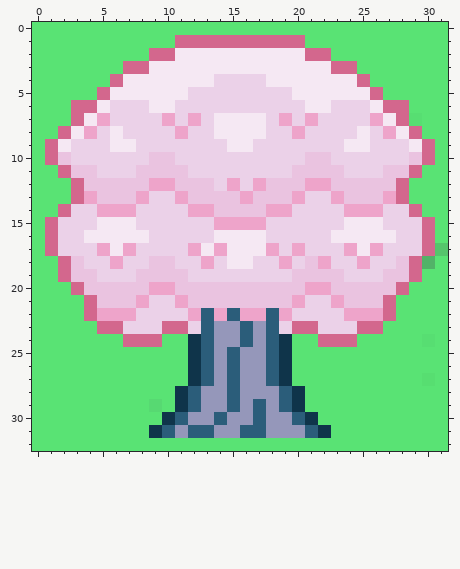
File history of a pixel-art sprite, images/tree_pink.png. Above is the file before it was changed.
The file is 32x33 pixels. Colours within 5 levels of each other are drawn and written as one.
And afterwards:
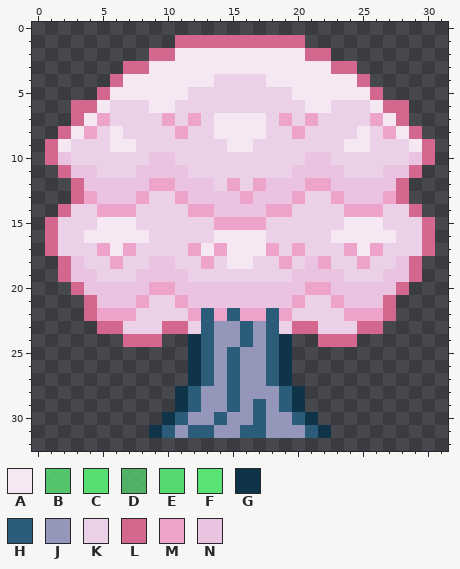
Palette (. is transparent): A #f5e8f3  B #58e273cf  C #58e373f7  D #58e374af  E #58e374ef  F #59e374  G #0f344a  H #2b5d7a  J #9597ba  K #ebd1e8  L #d3678d  M #eea4ca  N #eac3e0
The edit:
{"y":0,"x":0,"old":"FFFFFFFFFFFFFFFFFFFFFFFFFFFFFFFF","new":"................................"}
{"y":1,"x":0,"old":"FFFFFFFFFFF","new":"..........."}
{"y":1,"x":21,"old":"FFFFFFFFFFF","new":"..........."}
{"y":2,"x":0,"old":"FFFFFFFFF","new":"........."}
{"y":2,"x":23,"old":"FFFFFFFFF","new":"........."}
{"y":3,"x":0,"old":"FFFFFFF","new":"......."}
{"y":3,"x":25,"old":"FFFFFFF","new":"......."}
{"y":4,"x":0,"old":"FFFFFF","new":"......"}
{"y":4,"x":26,"old":"FFFFFF","new":"......"}
{"y":5,"x":0,"old":"FFFFF","new":"....."}
{"y":5,"x":27,"old":"FFFFF","new":"....."}
{"y":6,"x":0,"old":"FFF","new":"..."}
{"y":6,"x":29,"old":"FFF","new":"..."}
{"y":7,"x":0,"old":"FFF","new":"..."}
{"y":7,"x":29,"old":"CFF","new":"..."}
{"y":8,"x":0,"old":"FF","new":".."}
{"y":8,"x":30,"old":"FF","new":".."}
{"y":9,"x":0,"old":"F","new":"."}
{"y":9,"x":31,"old":"F","new":"."}
{"y":10,"x":0,"old":"F","new":"."}
{"y":10,"x":31,"old":"F","new":"."}
{"y":11,"x":0,"old":"FF","new":".."}
{"y":11,"x":30,"old":"FF","new":".."}
{"y":12,"x":0,"old":"FFF","new":"..."}
{"y":12,"x":29,"old":"FFF","new":"..."}
{"y":13,"x":0,"old":"FFF","new":"..."}
{"y":13,"x":29,"old":"FFF","new":"..."}
{"y":14,"x":0,"old":"FF","new":".."}
{"y":14,"x":30,"old":"FF","new":".."}
{"y":15,"x":0,"old":"F","new":"."}
{"y":15,"x":31,"old":"F","new":"."}
{"y":16,"x":0,"old":"F","new":"."}
{"y":16,"x":31,"old":"F","new":"."}
{"y":17,"x":0,"old":"F","new":"."}
{"y":17,"x":31,"old":"B","new":"."}
{"y":18,"x":0,"old":"FF","new":".."}
{"y":18,"x":30,"old":"DF","new":".."}
{"y":19,"x":0,"old":"FF","new":".."}
{"y":19,"x":30,"old":"FF","new":".."}
{"y":20,"x":0,"old":"FFF","new":"..."}
{"y":20,"x":29,"old":"FFF","new":"..."}
{"y":21,"x":0,"old":"FFFF","new":"...."}
{"y":21,"x":28,"old":"FFFF","new":"...."}
{"y":22,"x":0,"old":"FFFF","new":"...."}
{"y":22,"x":28,"old":"FFFF","new":"...."}
{"y":23,"x":0,"old":"FFFFF","new":"....."}
{"y":23,"x":27,"old":"FFFFF","new":"....."}
{"y":24,"x":0,"old":"FFFFFFF","new":"......."}
{"y":24,"x":10,"old":"FF","new":".."}
{"y":24,"x":20,"old":"FF","new":".."}
{"y":24,"x":25,"old":"FFFFFCF","new":"......."}
{"y":25,"x":0,"old":"FFFFFFFFFFFF","new":"............"}
{"y":25,"x":20,"old":"FFFFFFFFFFFF","new":"............"}
{"y":26,"x":0,"old":"FFFFFFFFFFFF","new":"............"}
{"y":26,"x":20,"old":"FFFFFFFFFFFF","new":"............"}
{"y":27,"x":0,"old":"FFFFFFFFFFFF","new":"............"}
{"y":27,"x":20,"old":"FFFFFFFFFFCF","new":"............"}
{"y":28,"x":0,"old":"FFFFFFFFFFF","new":"..........."}
{"y":28,"x":21,"old":"FFFFFFFFFFF","new":"..........."}
{"y":29,"x":0,"old":"FFFFFFFFFEF","new":"..........."}
{"y":29,"x":21,"old":"FFFFFFFFFFF","new":"..........."}
{"y":30,"x":0,"old":"FFFFFFFFFF","new":".........."}
{"y":30,"x":22,"old":"FFFFFFFFFF","new":".........."}
{"y":31,"x":0,"old":"FFFFFFFFF","new":"........."}
{"y":31,"x":23,"old":"FFFFFFFFF","new":"........."}
{"y":32,"x":0,"old":"FFFFFFFFFFFFFFFFFFFFFFFFFFFFFFFF","new":"................................"}
{"label":"erased","picture_box":[32,22,448,451]}
